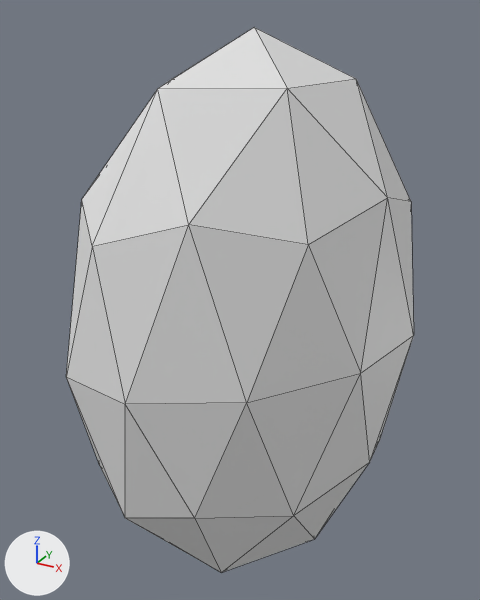
Before and after pictures for a commit that changed the OBJ model scenes/scene_10/model_02.obj.
One viewpoint serves both versions: a 50 mm lens placed at (3.73, -6.43, 5.29), pointed at (-0.01, 0.36, 1.89). Lighting does not change. The marker at lower left points along +X, +Y and +Z. Mesh edges are drawn as thin lines. Where no turn or scale is listed for an object, it has been applied to the vertices.

Names of what the first picture shows: 'model_02'.
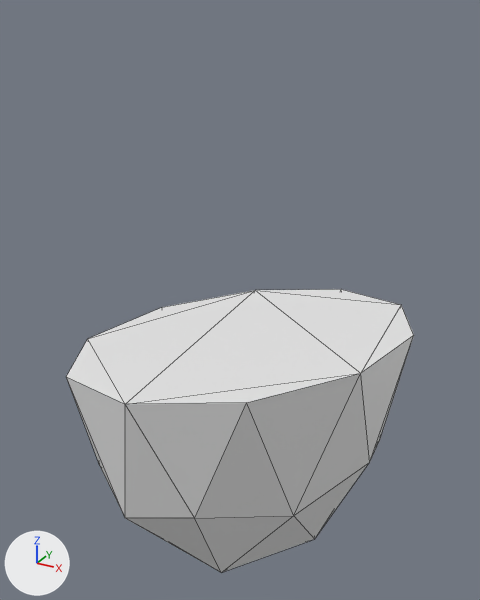
The newer file is also rescaled (x1.009), turned or shifted as a whole; pictures and numbers use the older file's frame.

The change, as a list of edits to the scene's bpy script:
```text
Change me_model_02:
    used by ob_model_02
    remove me_model_02.from_pydata(...)  # 42 vertices, 80 faces; spans x -1.58..2.0, y -1.76..2.29, z -2.18..5.1
    add me_model_02.from_pydata(...)  # 26 vertices, 48 faces; spans x -1.58..2.0, y -1.76..2.29, z -2.18..1.46
    me_model_02 part 1
    16 vertices are removed from x -1.35..1.7, y -1.58..2.02, z 3.09..5.1
    40 faces are deleted
    8 new faces join them
```

Boxes [x1, y1, x2, y2] around the edits, measured in the pictures (480 x 600 px):
'model_02', reshaped (48% shorter)
    before: [66, 27, 414, 573]
    after: [66, 289, 414, 573]
part 1 of me_model_02, cut back
    before: [66, 27, 414, 404]
    after: [66, 289, 414, 404]
